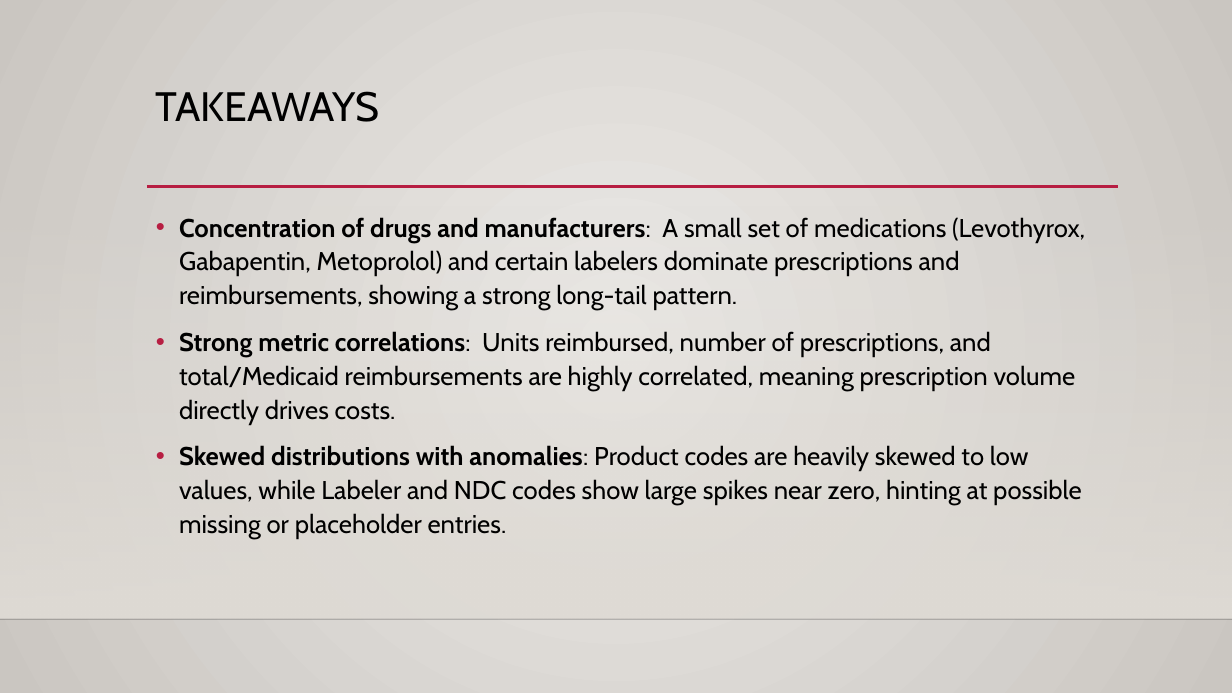
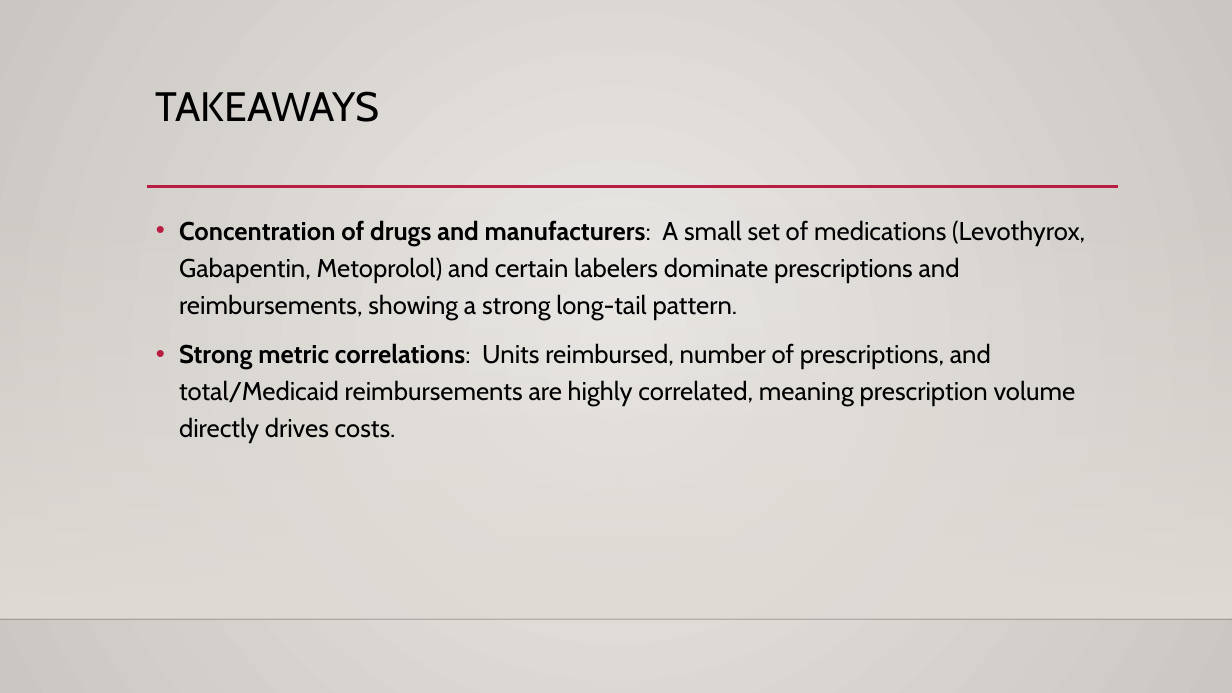
Before and after one commit to tcsimm/pharmacy-drug-utilization, a slide deck: slide 9 of analysis_presentation.pptx. Drawn at 1232x693 pixels with LibreOffice and Linux fonts; fonts in the diff are those of the drawing; background and template pictures are left out. Boxes give left, top, right and bottom in pixels: in the first picture for what was removed or moved away, otherwise in the second. Text is boxed around its words. In the diff, an @@ line names an element or a change of style, - is before the commit and + after.

Commit message:
presentation updates

```diff
--- a/analysis_presentation.pptx
+++ b/analysis_presentation.pptx
@@ text "Concentration of drugs and manufacturers: ..." at [179,220,1085,443]: line spacing 1.1 to 1.2 @@
@@ text at [179,445,1082,539]: paragraph removed @@
-• Skewed distributions with anomalies: Product codes are heavily skewed to low values, while Labeler and NDC codes show large spikes near zero, hinting at possible missing or placeholder entries.
```
Also in this commit, not shown: 1 other file.
